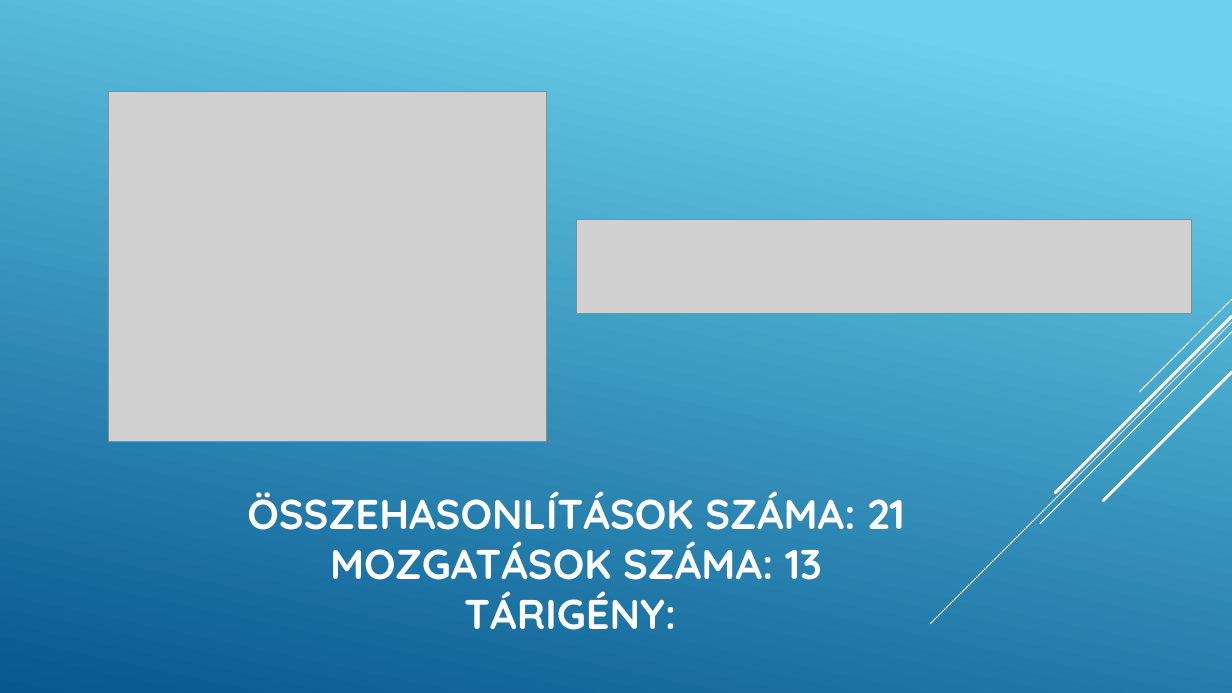
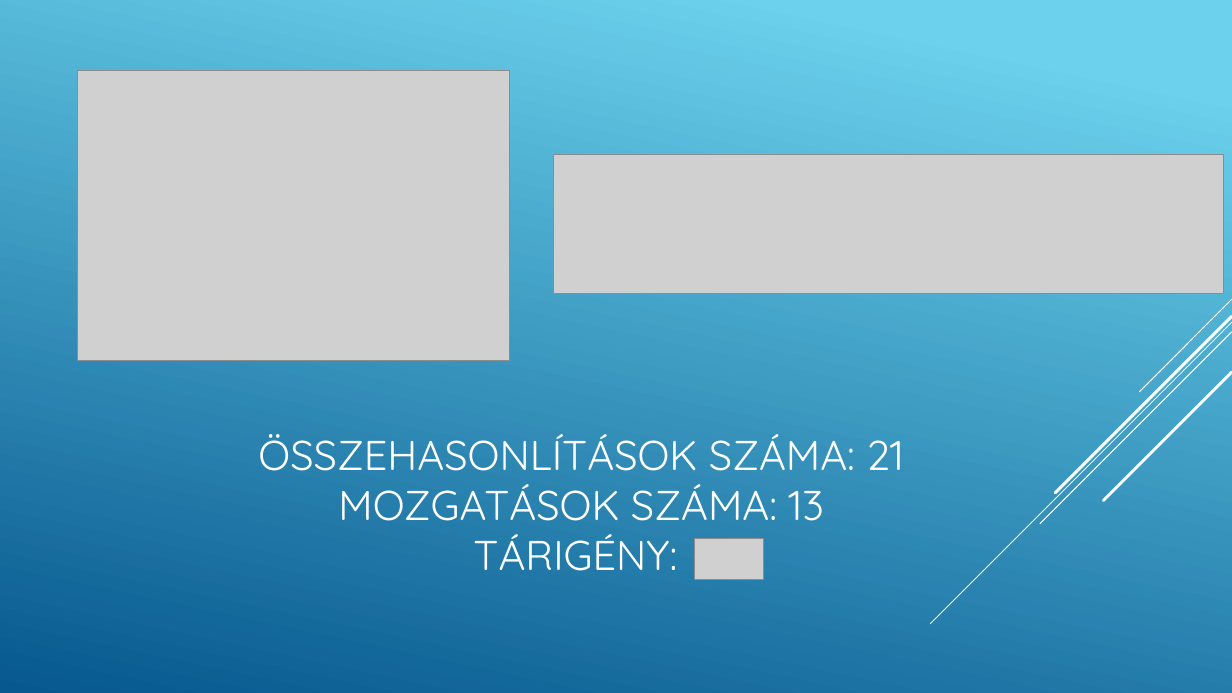
Before and after one commit to daroczinimrod/3asProjekt, a slide deck: slide 3 of Buborékrendezés.pptx. Drawn at 1232x693 pixels with LibreOffice and Linux fonts; fonts in the diff are those of the drawing; grey boxes stand for pictures. Boxes give left, top, right and bottom in pixels: in the first picture for what was removed or moved away, otherwise in the second. Text is boxed around its words. In the diff, an @@ line names an element or a change of style, - is before the commit and + after.

```diff
--- a/Buborékrendezés.pptx
+++ b/Buborékrendezés.pptx
@@ picture: place and size @@
-picture at (108, 91, 547, 441)
+picture at (78, 71, 510, 361)
@@ picture added at (555, 154, 1225, 294) @@
@@ picture removed at (576, 219, 1191, 313) @@
@@ title "ÖSSZEHASONLÍTÁSOK SZÁMA: 21 MOZGATÁSOK SZÁMA: ...": place and size @@
-title "ÖSSZEHASONLÍTÁSOK SZÁMA: 21 MOZGATÁSOK SZÁMA: ..." at (247, 491, 904, 630)
+title "ÖSSZEHASONLÍTÁSOK SZÁMA: 21 MOZGATÁSOK SZÁMA: ..." at (258, 434, 903, 571)
@@ title "ÖSSZEHASONLÍTÁSOK SZÁMA: 21 MOZGATÁSOK SZÁMA: ..." at (258, 434, 903, 571): bold off @@
@@ picture added at (694, 539, 763, 579) @@
```
Also in this commit, not shown: 2 other slides changed, 2 slides added, 1 other file.
